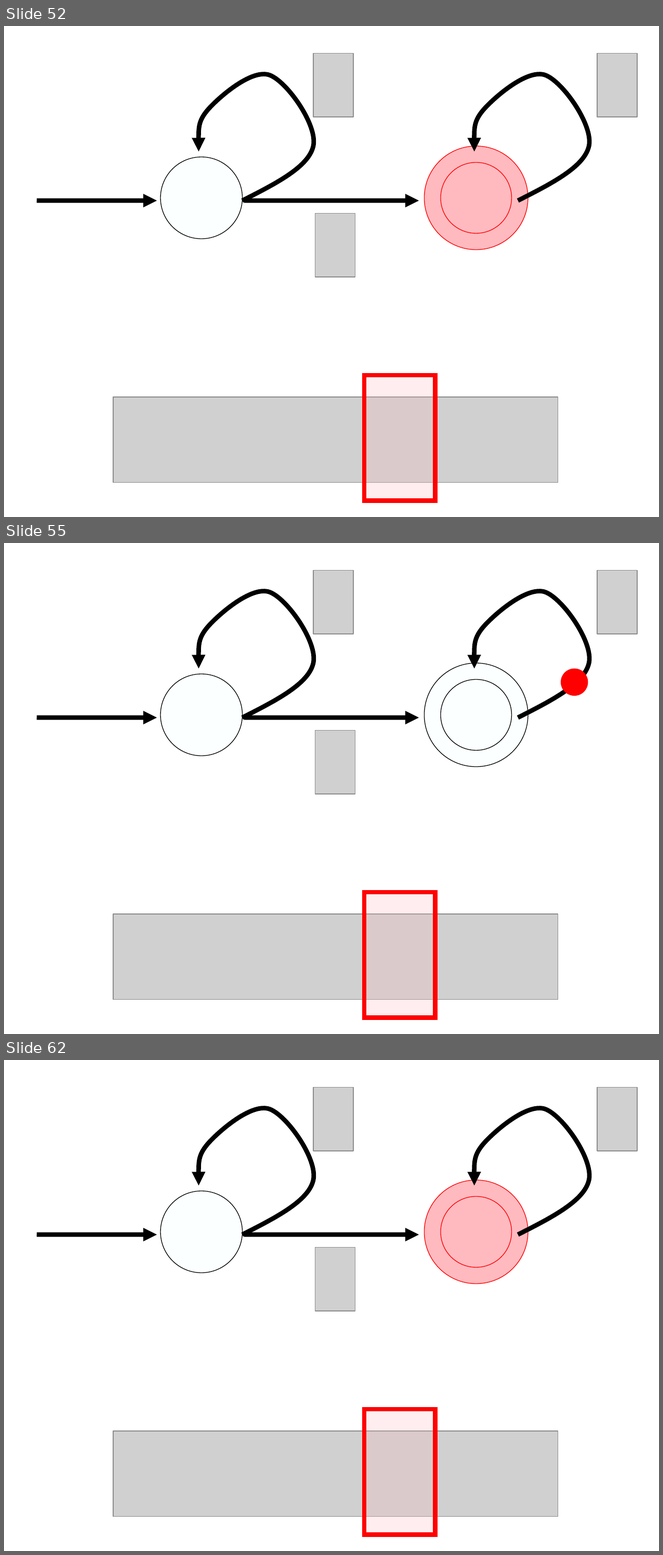
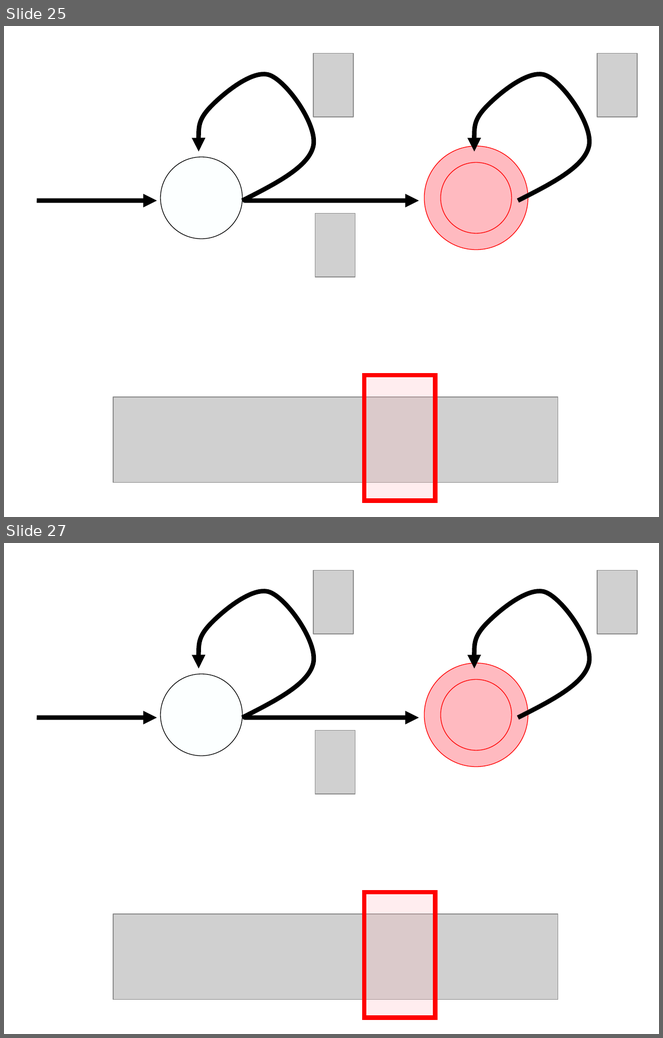
Before and after one commit to gcross/QC-Talks, a slide deck: GeneralExam/WeaponsOfMassSimulation.odp. Shown one above the other, each under a label of ours: slides 52, 55 and 62 before the commit, slides 25 and 27 after it; the slides between them are not shown. The pictures are 663x1555 and 663x1038 pixels, drawn with LibreOffice and Linux fonts; fonts in the diff are those of the drawing; grey boxes stand for pictures; background and template pictures are left out. Boxes give left, top, right and bottom in pixels: in the first picture for what was removed or moved away, otherwise in the second. Text is boxed around its words. In the diff, an @@ line names an element or a change of style, - is before the commit and + after.

```diff
--- a/GeneralExam/WeaponsOfMassSimulation.odp
+++ b/GeneralExam/WeaponsOfMassSimulation.odp
@@ slide 55 removed at (4,543,659,1034), background picture (left out) @@
@@ picture removed at (313,571,353,634) @@
@@ picture removed at (598,571,637,634) @@
@@ freeform shape removed at (198,586,318,717) @@
@@ freeform shape removed at (474,586,594,717) @@
@@ ellipse removed at (425,663,528,767) @@
@@ ellipse removed at (161,674,243,756) @@
@@ ellipse removed at (441,679,512,750) @@
@@ ellipse removed at (561,669,588,696) @@
@@ arrow removed from (37, 718) to (157, 718) @@
@@ arrow removed from (244, 718) to (419, 718) @@
@@ picture removed at (315,730,355,794) @@
@@ rectangle removed at (364,892,435,1018) @@
@@ picture removed at (113,914,558,1000) @@
@@ what was slide 52 is now slide 25 @@
@@ what was slide 62 is now slide 27 @@
```
Also in this commit, not shown: 20 slides changed, 4 slides added, 100 other slides removed.
